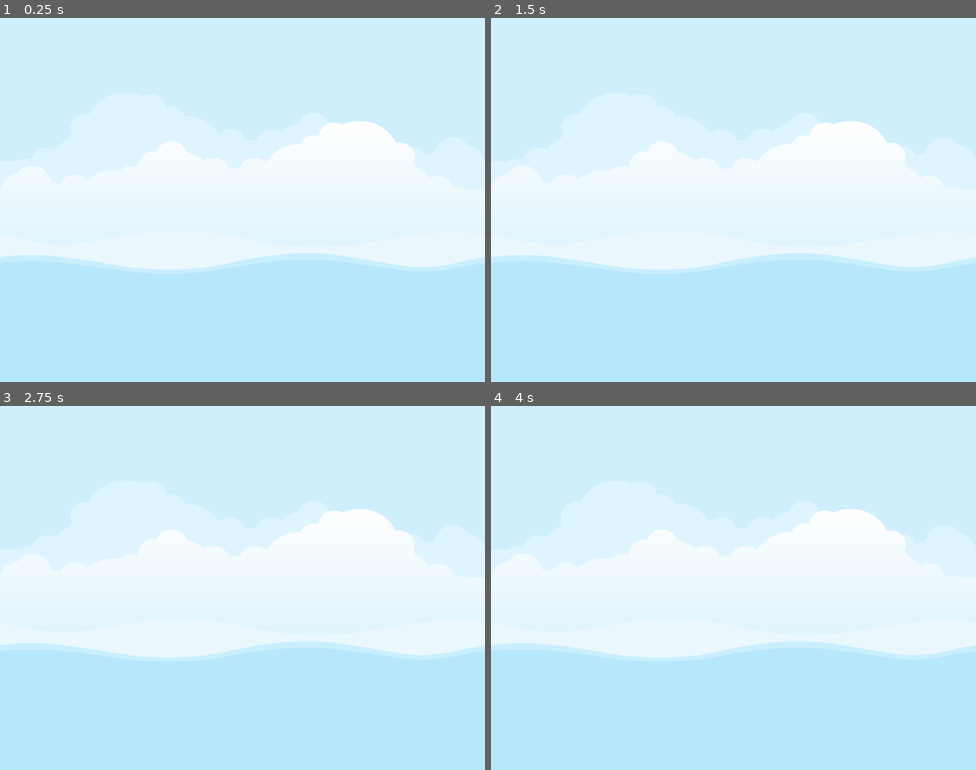
Above: before the commit, frames 1-4 (two rows, left to right).
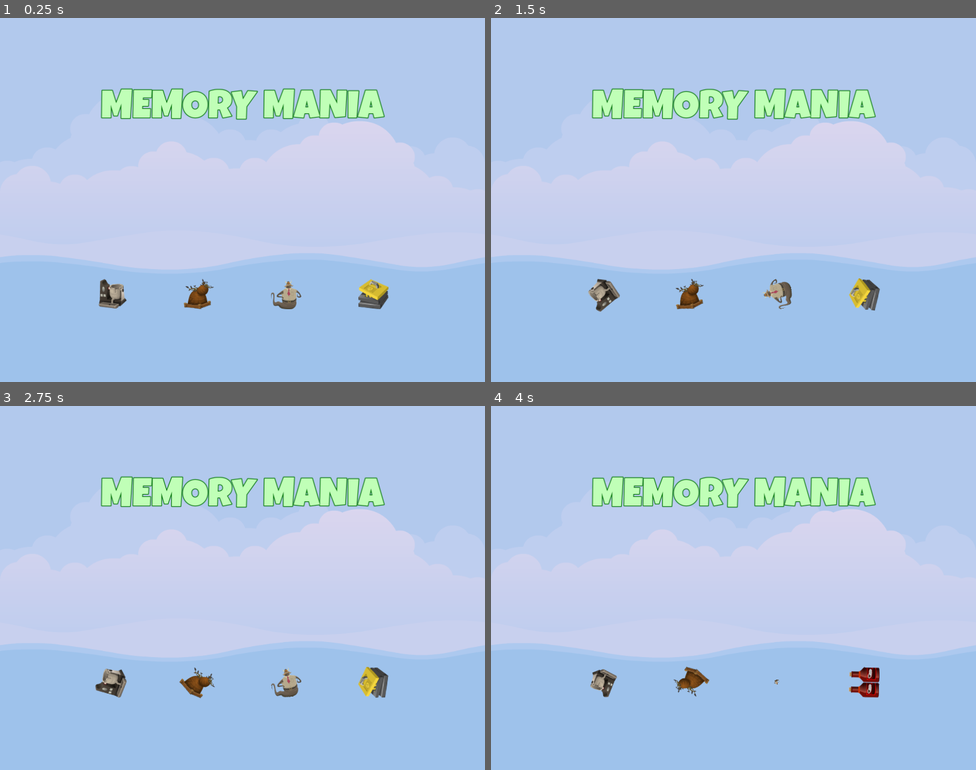
Above: after the commit, the same moments.

Repository: jFinton/MemoryMania
Game: Godot game, scene res://master_scene/master_scene.tscn
Same seed, same stepped clock (60 frames per second), same inputs: the game is played once before the commit and once after it.
Inputs:
- Up to frame 1 (0.25 s): no input
- Up to frame 2 (1.5 s): tap Enter at 0.5 s
- Up to frame 3 (2.75 s): no input
- Up to frame 4 (4 s): no input

The runs differ from the first frame. In frame 1, 100% of the frame differs, in the area x 0-100%, y 0-100%; in frame 2, 100%; in frame 3, 100%; in frame 4, 100%.

Commit message:
Building Main Screen
Building the Main Screen UI, including title, a random image effect involving tweens, and in future, the grid selector.

Diff:
--- /dev/null
+++ b/front_sprite/front_sprite.gd
@@ -0,0 +1,34 @@
+extends TextureRect
+
+
+const SCALE_SMALL: Vector2 = Vector2(0.1, 0.1)
+const SCALE_NORMAL: Vector2 = Vector2(1.0, 1.0)
+const SPIN_TIME_RANGE: Vector2 = Vector2(1.0, 2.0)
+const SCALE_TIME: float = 0.5
+
+
+# Called when the node enters the scene tree for the first time.
+func _ready() -> void:
+	run_me()
+
+
+func run_me() -> void:
+	var tween = get_tree().create_tween()
+	tween.set_loops() #Parameter of 0 means inf
+	tween.tween_callback(set_random_image)
+	tween.tween_property(self, "scale", SCALE_NORMAL, SCALE_TIME)
+	tween.tween_property(self, "rotation", get_random_rotation(), get_random_spin_time())
+	tween.tween_property(self, "rotation", get_random_rotation(), get_random_spin_time())
+	tween.tween_property(self, "scale", SCALE_SMALL, SCALE_TIME)
+
+
+func set_random_image() -> void:
+	texture = ImageManager.get_random_item_image().item_texture
+
+
+func get_random_spin_time() -> float:
+	return randf_range(SPIN_TIME_RANGE.x, SPIN_TIME_RANGE.y)
+
+
+func get_random_rotation() -> float:
+	return deg_to_rad(randf_range(-360, 360))
--- /dev/null
+++ b/front_sprite/front_sprite.tscn
@@ -0,0 +1,20 @@
+[gd_scene load_steps=3 format=3 uid="uid://b788t8yfflqj2"]
+
+[ext_resource type="Texture2D" uid="uid://cllwnucf6rxlf" path="res://assets/glitch/cabbage.png" id="1_wkoka"]
+[ext_resource type="Script" path="res://front_sprite/front_sprite.gd" id="2_qcf3y"]
+
+[node name="FrontSprite" type="TextureRect"]
+anchors_preset = 8
+anchor_left = 0.5
+anchor_top = 0.5
+anchor_right = 0.5
+anchor_bottom = 0.5
+offset_left = -32.0
+offset_top = -32.0
+offset_right = 32.0
+offset_bottom = 32.0
+grow_horizontal = 2
+grow_vertical = 2
+pivot_offset = Vector2(32, 32)
+texture = ExtResource("1_wkoka")
+script = ExtResource("2_qcf3y")
--- /dev/null
+++ b/main_screen/main_screen.tscn
@@ -0,0 +1,80 @@
+[gd_scene load_steps=4 format=3 uid="uid://bxnxfdquqn6pj"]
+
+[ext_resource type="FontFile" uid="uid://bxm3nyddiamls" path="res://assets/fonts/LuckiestGuy-Regular.ttf" id="1_p7tpb"]
+[ext_resource type="PackedScene" uid="uid://b788t8yfflqj2" path="res://front_sprite/front_sprite.tscn" id="2_xxgda"]
+
+[sub_resource type="LabelSettings" id="LabelSettings_4m673"]
+font = ExtResource("1_p7tpb")
+font_size = 84
+font_color = Color(0.752941, 1, 0.717647, 1)
+outline_size = 6
+outline_color = Color(0.0117647, 0.45098, 0.0352941, 1)
+
+[node name="MainScreen" type="Control"]
+layout_mode = 3
+anchors_preset = 15
+anchor_right = 1.0
+anchor_bottom = 1.0
+grow_horizontal = 2
+grow_vertical = 2
+
+[node name="ColorRect" type="ColorRect" parent="."]
+layout_mode = 1
+anchors_preset = 15
+anchor_right = 1.0
+anchor_bottom = 1.0
+grow_horizontal = 2
+grow_vertical = 2
+color = Color(0.0980392, 0, 0.611765, 0.160784)
+
+[node name="VB" type="VBoxContainer" parent="."]
+layout_mode = 1
+anchors_preset = 15
+anchor_right = 1.0
+anchor_bottom = 1.0
+grow_horizontal = 2
+grow_vertical = 2
+
+[node name="Spacer4" type="Control" parent="VB"]
+layout_mode = 2
+size_flags_vertical = 3
+
+[node name="TitleLabel" type="Label" parent="VB"]
+layout_mode = 2
+text = "MEMORY MANIA"
+label_settings = SubResource("LabelSettings_4m673")
+horizontal_alignment = 1
+vertical_alignment = 1
+
+[node name="Spacer2" type="Control" parent="VB"]
+layout_mode = 2
+size_flags_vertical = 3
+
+[node name="HBLevels" type="HBoxContainer" parent="VB"]
+layout_mode = 2
+size_flags_horizontal = 4
+
+[node name="Spacer3" type="Control" parent="VB"]
+layout_mode = 2
+size_flags_vertical = 3
+
+[node name="HBSprites" type="HBoxContainer" parent="VB"]
+layout_mode = 2
+size_flags_horizontal = 4
+theme_override_constants/separation = 120
+
+[node name="FrontSprite" parent="VB/HBSprites" instance=ExtResource("2_xxgda")]
+layout_mode = 2
+
+[node name="FrontSprite2" parent="VB/HBSprites" instance=ExtResource("2_xxgda")]
+layout_mode = 2
+
+[node name="FrontSprite3" parent="VB/HBSprites" instance=ExtResource("2_xxgda")]
+layout_mode = 2
+
+[node name="FrontSprite4" parent="VB/HBSprites" instance=ExtResource("2_xxgda")]
+layout_mode = 2
+
+[node name="Spacer" type="Control" parent="VB"]
+layout_mode = 2
+size_flags_vertical = 3
--- a/master_scene/master_scene.tscn
+++ b/master_scene/master_scene.tscn
@@ -1,6 +1,7 @@
-[gd_scene load_steps=2 format=3 uid="uid://dtg2hfvt163o4"]
+[gd_scene load_steps=3 format=3 uid="uid://dtg2hfvt163o4"]
 
 [ext_resource type="Texture2D" uid="uid://movdn31hwu82" path="res://assets/images/backgroundEmpty.png" id="1_fuqbu"]
+[ext_resource type="PackedScene" uid="uid://bxnxfdquqn6pj" path="res://main_screen/main_screen.tscn" id="2_gka01"]
 
 [node name="MasterScene" type="CanvasLayer"]
 
@@ -11,3 +12,5 @@
 grow_horizontal = 2
 grow_vertical = 2
 texture = ExtResource("1_fuqbu")
+
+[node name="MainScreen" parent="." instance=ExtResource("2_gka01")]
--- a/singletons/image_manager.gd
+++ b/singletons/image_manager.gd
@@ -12,8 +12,8 @@
 	var full_path = path + "/" + fn
 
 	var ii_dict = {
-		"item_name": fn.rstrip(".png"),
-		"item_texture": load(full_path)
+		"item_name": fn.rstrip(".png"), #removes .png at end of file name
+		"item_texture": load(full_path) #gathers the image sprite at the path
 	}
 
 	_item_images.append(ii_dict)
@@ -31,3 +31,7 @@
 	for fn in file_names:
 		if ".import" not in fn:
 			add_item_to_list(fn, path)
+
+
+func get_random_item_image() -> Dictionary:
+	return _item_images.pick_random()
